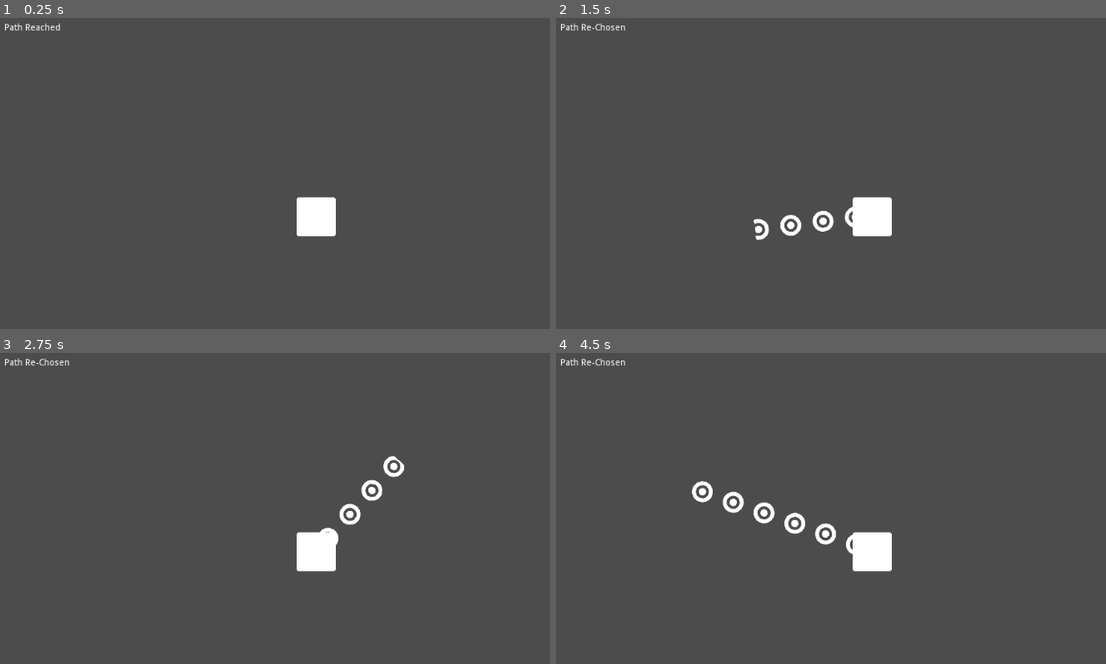
Above: before the commit, frames 1-4 (two rows, left to right).
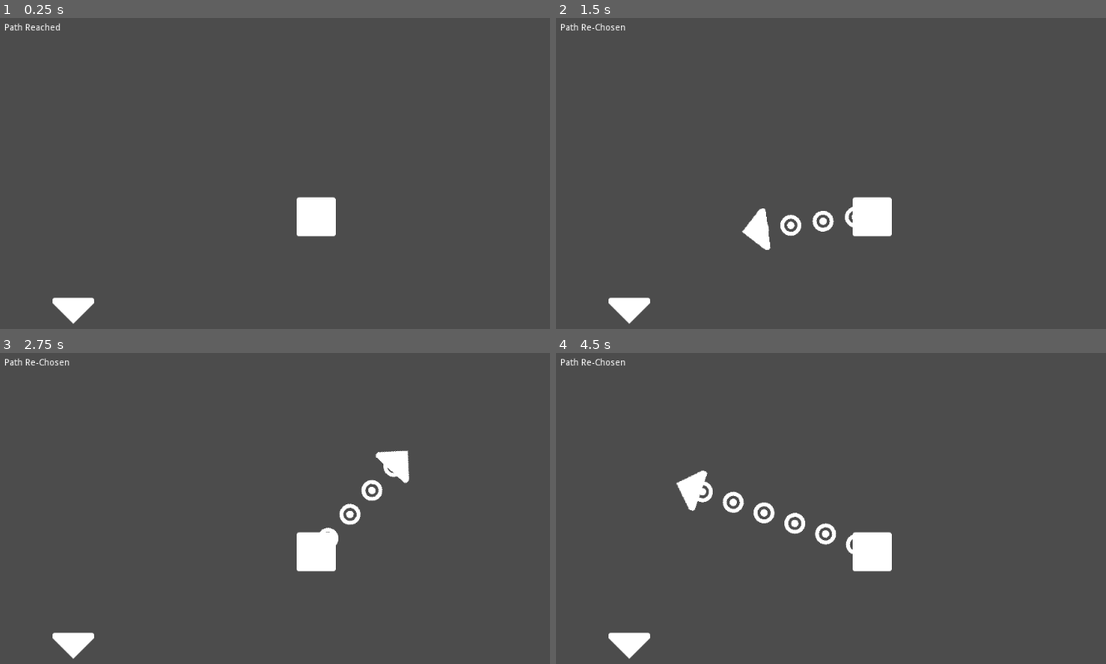
Above: after the commit, the same moments.

Repository: RoutineFreedom/Map-Navigation-Demo
Game: Godot game, scene res://Scenes/World.tscn
Two runs of this game, one before a commit and one after it. Both use one fixed random seed, a clock stepped at 60 frames per second and the inputs below.
Inputs (mouse positions are in pixels of both pictures, inside the frame that each line leads up to):
- Up to frame 1 (0.25 s): no input
- Up to frame 2 (1.5 s): tap Enter at 0.5 s; move the mouse to (1034, 192) at 0.52 s; press the mouse at (1034, 192) at 0.53 s; tap Space at 1.25 s; move the mouse to (754, 229) at 1.27 s; release the mouse at (754, 229) at 1.28 s; click (754, 229) at 1.35 s
- Up to frame 3 (2.75 s): tap Enter at 2 s; move the mouse to (401, 461) at 2.02 s; press the mouse at (401, 461) at 2.03 s
- Up to frame 4 (4.5 s): tap Space at 2.75, 4.25 s; move the mouse to (853, 623) at 2.77 s; release the mouse at (853, 623) at 2.78 s; click (853, 623) at 2.85 s; tap Enter at 3.5 s; move the mouse to (1089, 604) at 3.52 s; press the mouse at (1089, 604) at 3.53 s; move the mouse to (688, 486) at 4.27 s; release the mouse at (688, 486) at 4.28 s; click (688, 486) at 4.35 s

The runs differ from the first frame. In frame 1, 0.4% of the frame differs, in the area x 9-18%, y 89-99%; in frame 2, 0.7%; in frame 3, 0.7%; in frame 4, 0.8%, in the area x 9-28%, y 37-99%.

Commit message:
Added an arrow at the end of target location

Diff:
--- a/MN Demo/Scenes/World.tscn
+++ b/MN Demo/Scenes/World.tscn
@@ -1,8 +1,9 @@
-[gd_scene load_steps=5 format=2]
+[gd_scene load_steps=6 format=2]
 
 [ext_resource path="res://Scenes/PlayerIcon.tscn" type="PackedScene" id=1]
 [ext_resource path="res://Scripts/World.gd" type="Script" id=2]
 [ext_resource path="res://Assets/target.png" type="Texture" id=3]
+[ext_resource path="res://Assets/right.png" type="Texture" id=4]
 
 [sub_resource type="NavigationPolygon" id=1]
 vertices = PoolVector2Array( 1022, 4, 1032, 604, -2, 603, 2, 5 )
@@ -35,6 +36,12 @@
 margin_bottom = 38.0
 text = "Debug"
 
+[node name="Right" type="Sprite" parent="."]
+position = Vector2( 114, 454 )
+rotation = 1.5708
+texture = ExtResource( 4 )
+
 [connection signal="clicked" from="Navigation2D/PlayerIcon" to="." method="_on_PlayerIcon_clicked"]
 [connection signal="path_updated" from="Navigation2D/PlayerIcon" to="." method="_on_PlayerIcon_path_updated"]
 [connection signal="target_reached" from="Navigation2D/PlayerIcon" to="." method="_on_PlayerIcon_target_reached"]
+[connection signal="target_set" from="Navigation2D/PlayerIcon" to="." method="_on_PlayerIcon_target_set"]
--- a/MN Demo/Scripts/PlayerIcon.gd
+++ b/MN Demo/Scripts/PlayerIcon.gd
@@ -2,6 +2,7 @@
 
 signal path_updated
 signal target_reached
+signal target_set
 signal clicked
 
 export (float) var max_speed := 500.0
@@ -53,7 +54,7 @@
 
 		_velocity = move_and_slide(_velocity)
 
-func set_target():
+func set_target() -> void:
 	_click_count += 1
 	_target_location = get_global_mouse_position()
 	_agent.set_target_location(_target_location)
@@ -61,6 +62,7 @@
 	# Create rectangle with target location as the middle point
 	var _top_left = Vector2(_target_location.x - rect_size / 2, _target_location.y - rect_size / 2)
 	_target_area = Rect2(_top_left, Vector2(rect_size, rect_size))
+	emit_signal("target_set", _target_location, position.angle_to_point(get_global_mouse_position()))
 
 func _on_NavigationAgent2D_target_reached() -> void:
 	_velocity = Vector2.ZERO
--- a/MN Demo/Scripts/World.gd
+++ b/MN Demo/Scripts/World.gd
@@ -1,10 +1,16 @@
 extends Node2D
+
+const arrow_sprite := preload("res://Assets/right.png")
 
 onready var line_2d: Line2D = $Line2D
 onready var player_icon: KinematicBody2D = $Navigation2D/PlayerIcon
 onready var debug_label: Label = $DebugLabel
 
+var _target_sprite := Sprite.new()
+
 func _ready() -> void:
+	_target_sprite.texture = arrow_sprite
+	add_child(_target_sprite)
 	line_2d.add_point(player_icon.position)
 
 func _on_PlayerIcon_path_updated(path: PoolVector2Array) -> void:
@@ -19,6 +25,16 @@
 func _on_PlayerIcon_target_reached() -> void:
 	debug_label.text = "Path Reached"
 	line_2d.clear_points()
+	_target_sprite.visible = false
 
 func _on_PlayerIcon_clicked(debug_text: String) -> void:
 	debug_label.text = debug_text
+
+func _on_PlayerIcon_target_set(location: Vector2, mouse_angle: float) -> void:
+	print(rad2deg(mouse_angle))
+	set_target_sprite(location, mouse_angle)
+
+func set_target_sprite(location: Vector2, mouse_angle: float) -> void:
+	_target_sprite.visible = true
+	_target_sprite.global_position = location
+	_target_sprite.rotation = mouse_angle + PI
Binary file changed: MN Demo/Assets/right.png
